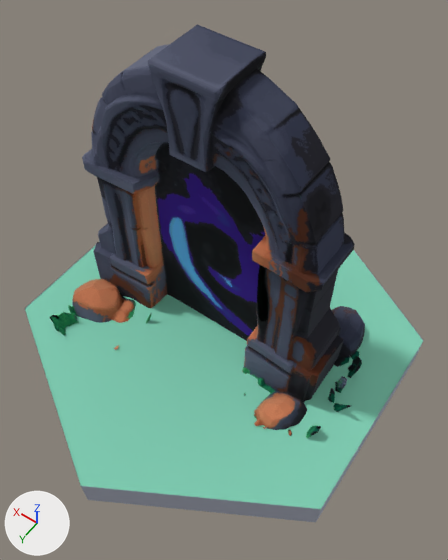
Before and after pictures for a commit that changed the glTF model public/models/once-in-a-lifetime-portal.glb.
Rendered twice from a 50 mm camera at (-0.592, 0.811, 1.59) aimed at (-0.041, 0.039, 0.378). The axes (+X, +Y, +Z) are drawn at lower left. The lights are the same throughout. The first picture is the older version. Where no turn or scale is listed for an object, it has been applied to the vertices. Vertices at exactly the same position are counted once.

In view in the first picture: 'geometry_0', 'hexBase'.
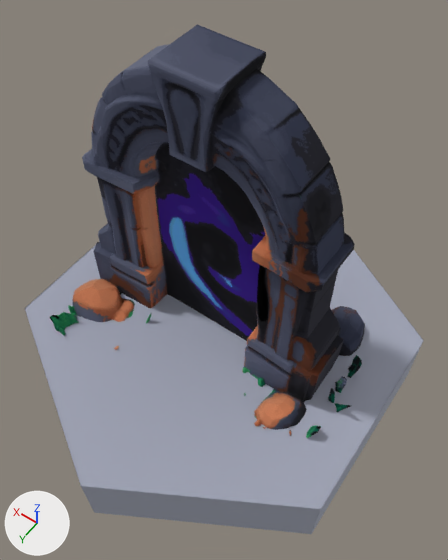
The newer file is also turned or shifted as a whole; pictures and numbers use the older file's frame.

Diff of the bpy script that builds the scene:
```diff
--- a/public/models/once-in-a-lifetime-portal.glb.py
+++ b/public/models/once-in-a-lifetime-portal.glb.py
@@ mat_hexbasetop @@
 mat_hexbasetop = principled_material('hexBaseTop')
-mat_hexbasetop.base_color = (0.22, 0.635, 0.467)  # green #81d1b6
+mat_hexbasetop.base_color = (0.365, 0.384, 0.478)  # grey #a3a7b8
 mat_hexbasetop.roughness = 1.0
@@ me_mesh_0 @@
 # used by ob_geometry_0; location = (0.0, 0.0, 0.0)
-me_mesh_0.from_pydata(...)  # 2942 vertices, 5563 faces; spans x -0.439..0.414, y -0.321..0.295, z 0.09..0.943
+me_mesh_0.from_pydata(...)  # 2919 vertices, 5507 faces; spans x -0.439..0.414, y -0.321..0.295, z 0.08..0.943
+# me_mesh_0 part 1
+# 53 vertices are removed from x -0.407..0.407, y -0.156..0.281, z 0.09..0.1
+# 127 faces are deleted
+# 30 vertices in x -0.383..0.379, y -0.252..0.288, z 0.097..0.099 move by (0.0, 0.0, -0.002)
+# 29 vertices in x -0.359..0.406, y -0.206..0.264, z 0.095..0.097 move by (0.0, 0.0, -0.004)
+# 24 vertices in x -0.407..0.354, y -0.256..0.226, z 0.096..0.098 move by (0.0, 0.0, -0.003)
+# 19 vertices in x -0.377..0.389, y -0.247..0.289, z 0.098..0.099 move by (0.0, 0.0, -0.001)
+# 18 vertices in x -0.317..0.406, y -0.248..0.243, z 0.094..0.096 move by (0.0, 0.0, -0.005)
+# 12 vertices in x -0.353..0.393, y -0.237..0.202, z 0.093..0.095 move by (0.0, 0.0, -0.006)
+# 24 vertices move from x -0.379..0.408, y -0.205..0.277, z 0.091..0.099 to x -0.379..0.408, y -0.205..0.277, z 0.083..0.099
+# 30 vertices are added at x -0.391..0.404, y -0.144..0.281, z 0.08..0.099
+# 72 new faces join them
+# other edits to the shape of me_mesh_0 do not show in these pictures
 me_mesh_0.materials.append(mat_material_0)
@@ me_hexbase @@
 # used by ob_hexbase; location = (0.0, 0.0, 0.0)
-me_hexbase.from_pydata(...)  # 20 vertices, 24 faces; spans x -0.5..0.5, y -0.577..0.577, z 0.0..0.1
+me_hexbase.from_pydata(...)  # 20 vertices, 24 faces; spans x -0.5..0.5, y -0.577..0.577, z -0.1..0.1
+# me_hexbase part 2: the loose piece of 13 vertices spanning x -0.5..0.5, y -0.577..0.577, z 0.0..0.1 is scaled about its middle by (1, 1, 2), then moved by (0.0, 0.0, -0.05)
 me_hexbase.materials.append(mat_hexbase)
```

Location of each change, [x1, y1, x2, y2] in pixels of the pictures (448 x 560 px; the box of a moved part takes in the faces that stretch with it):
'hexBase', recoloured, reshaped (green to grey)
    before: [25, 241, 424, 522]
    after: [25, 241, 424, 534]
part 1 of me_mesh_0, moved or reshaped
    both: [57, 268, 365, 436]
part 2 of me_hexbase, moved or reshaped
    before: [26, 241, 424, 522]
    after: [26, 241, 424, 534]
